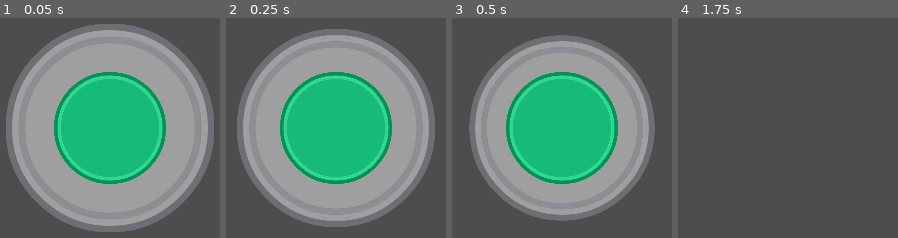
Above: before the commit, frames 1-4 (left to right).
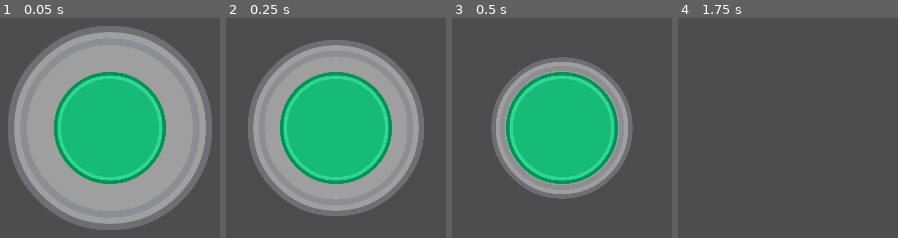
Above: after the commit, the same moments.

Repository: clarkm25/LonelyChildParkSimulator
Game: Godot game, scene res://scenes/components/quicktime_circle.tscn
The game is run twice, just before and just after one commit, with the same random seed, the same clock (stepped at 60 frames per second) and the same inputs. This scene is started directly instead of the project's main scene.
Inputs (mouse positions are in pixels of both pictures, inside the frame that each line leads up to):
- Up to frame 1 (0.05 s): no input
- Up to frame 2 (0.25 s): no input
- Up to frame 3 (0.5 s): no input
- Up to frame 4 (1.75 s): tap Enter (ui_accept) at 0.5, 0.77, 1.25, 1.52 s; move the mouse to (outside the picture) at 0.52 s; hold D (move_right) 0.53-1.28 s; hold Space (quicktime) 0.53-1.28 s; move the mouse to (outside the picture) at 1.27 s; hold S (move_back) from 1.28 s (still down); click (outside the picture) at 1.35 s; tap Space (quicktime) at 1.55 s

The runs differ from the first frame. In frame 1, 5.4% of the frame differs, in the area x 2-98%, y 2-98%; in frame 2, 19%; in frame 3, 27%, in the area x 7-93%, y 7-93%; in frame 4, nothing differs.
Error in both runs: Invalid access to property or key 'end' on a base object of type 'Window'. (res://scripts/components/ui/quicktime_circle.gd:14)

Commit message:
Qte's should be working for swingset!
Yay

Diff:
--- a/scenes/components/quicktime_circle.tscn
+++ b/scenes/components/quicktime_circle.tscn
@@ -90,7 +90,7 @@
 "": SubResource("AnimationLibrary_1756i")
 }
 autoplay = "qte_shrink"
-speed_scale = 1.5
+speed_scale = 4.0
 
 [node name="Control" type="Control" parent="."]
 layout_mode = 1
--- a/scenes/playground/swingset/qte.gd
+++ b/scenes/playground/swingset/qte.gd
@@ -10,7 +10,7 @@
 		playing = true
 		var circle = quicktime_circle.instantiate()
 		add_child(circle)
-		Engine.time_scale = 0.2
+		Engine.time_scale = 1
 
 func stop():
 	if playing:
--- a/scripts/playground/swingset_seat.gd
+++ b/scripts/playground/swingset_seat.gd
@@ -4,19 +4,21 @@
 var qte_active := false
 var direction := 0
 
-var previous_z_value := 0
+var z_dir = -1
+var can_flip := true
 func _ready():
 	super()
 
 func _physics_process(delta):
 	if entered:
-		#if linear_velocity.z == 0:
+		if Input.is_action_just_pressed("move_forward"):
+			push(-1, 10)
+		elif Input.is_action_just_pressed("move_back"):
+			push(1, 10)
+		#
+		#if linear_velocity.is_zero_approx() and !qte.playing:
 			#qte.play()
-		#elif (linear_velocity.z*previous_z_value < 0) and !qte.playing:
-			#qte.play()
-
-		if linear_velocity.is_zero_approx() and !qte.playing:
-			qte.play()
+			#
 
 		var raycast_collision = $"../QTE/CenterChecker".get_collider()
 		if raycast_collision:
@@ -26,11 +28,9 @@
 				direction = 1
 			elif linear_velocity.z == 0:
 				direction = 0
-
-			print(direction)
-		previous_z_value = linear_velocity.z
-
-
+			can_flip = true
+		if _is_velocity_direction_flipped() and !qte.playing:
+			qte.play()
 func _custom_exit_behavior():
 	# set player position and velocity to that of the swings so you fly off
 	player.global_position = global_position
@@ -46,6 +46,20 @@
 
 func _on_qte_end(points: Variant) -> void:
 	Engine.time_scale = 1
-	if direction == 0:
-		direction = -1
-	apply_central_impulse(Vector3(0,0,direction*30))
+	push(z_dir, points/3)
+
+func _is_velocity_direction_flipped() -> bool:
+	if can_flip:
+		if angular_velocity.x < 0 and z_dir != 1:
+			z_dir = 1
+			can_flip = false
+			return true
+		if angular_velocity.x > 0 and z_dir != -1:
+			z_dir = -1
+			can_flip = true
+			return true
+	return false
+
+func push(direction, score):
+	var forward = transform.basis.z.normalized()
+	apply_central_impulse(forward * direction * score)
